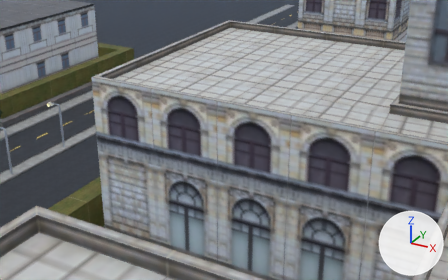
The Blender file art/blender/city.blend: old version first, new version second.
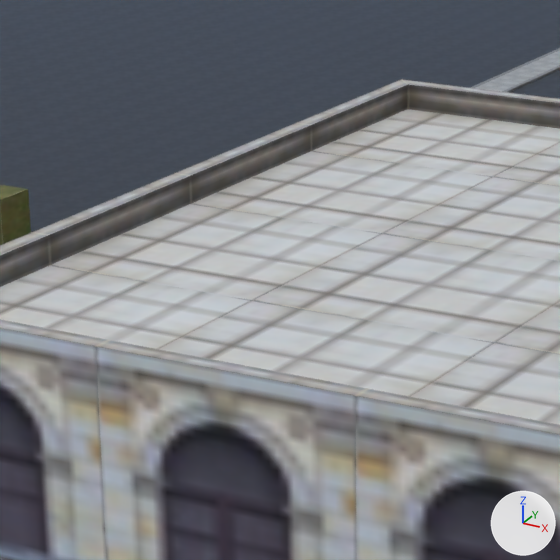
Each version is shown from a 50 mm camera at (63.93, -36.71, 29.85) aimed at (42.02, 3.13, 9.93), then close up on the part from 28% to 60% of the width and 0% to 51% of the height. The lights are fixed; the arrows at lower right show +X, +Y and +Z. The last two pictures show the newer version.

In view in the first close-up: 'Building01', 'Building12', 'Ground', 'Sidewalk0' and 5 more.
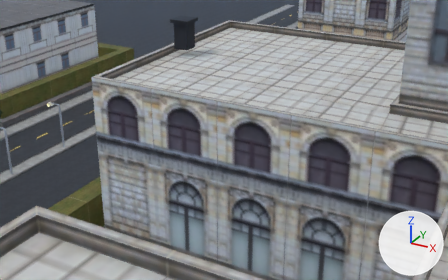
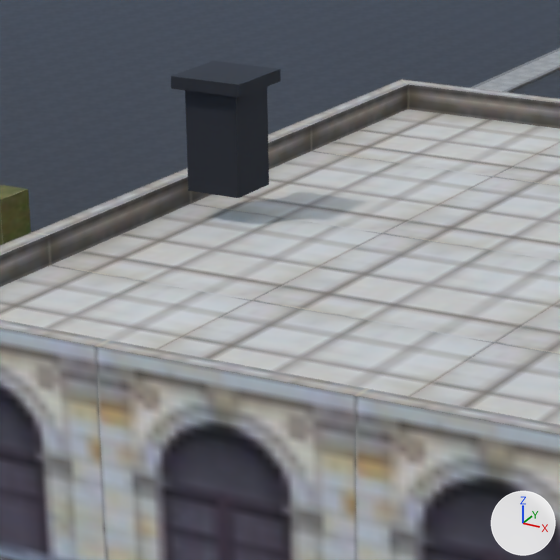
Boxes (x1, y1, x2, y2) around the edits, measured in the close-ups (560 x 560 px):
```json
{"object": "Chimney", "change": "added", "after": [185, 87, 269, 198], "on screen": "black"}
{"object": "ChimneyCap", "change": "added", "after": [171, 61, 281, 97]}
```

The change, as JSON lines over the scene's bpy script:
```json
{"op": "add", "block": "me_chimneycap", "code": ["me_chimneycap = bpy.data.meshes.new('ChimneyCap')", "me_chimneycap.from_pydata(...)  # a box spanning x -0.8..0.8, y -0.8..0.8, z -0.12..0.12", "me_chimneycap.materials.append(mat_city_dark)  # black #1e1e22"]}
{"op": "add", "block": "me_chimney", "code": ["me_chimney = bpy.data.meshes.new('Chimney')", "me_chimney.from_pydata(...)  # a box spanning x -0.6..0.6, y -0.6..0.6, z -1.1..1.1", "me_chimney.materials.append(mat_city_dark)  # black #1e1e22"]}
{"op": "add", "block": "ob_chimneycap", "code": ["ob_chimneycap = bpy.data.objects.new('ChimneyCap', me_chimneycap)", "ob_chimneycap.parent = ob_city", "ob_chimneycap.location = (37.6, 4.6, 18.79)"]}
{"op": "add", "block": "ob_chimney", "code": ["ob_chimney = bpy.data.objects.new('Chimney', me_chimney)", "ob_chimney.parent = ob_city", "ob_chimney.location = (37.6, 4.6, 17.64)"]}
```
